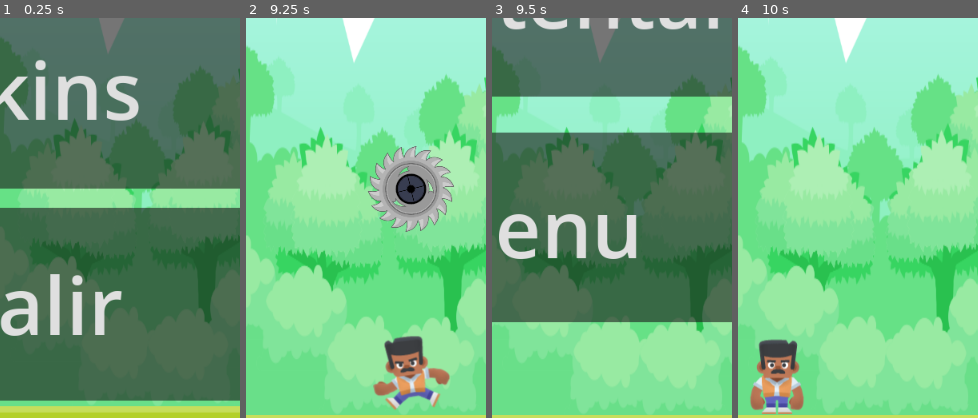
Above: before the commit, frames 1-4 (left to right).
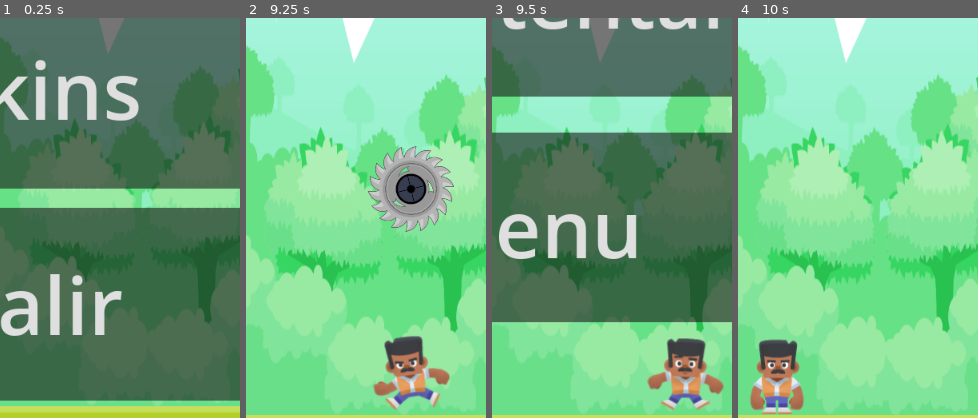
Above: after the commit, the same moments.

Repository: FormedNumber95/EsquivaSierrasGodot
Game: Godot game, scene res://escenas/MenuPrincipal.tscn
Two runs of this game, one before a commit and one after it. Both use one fixed random seed, a clock stepped at 60 frames per second and the inputs below.
Inputs:
- Up to frame 1 (0.25 s): no input
- Up to frame 2 (9.25 s): click "Jugar" at 0.5 s; tap Enter at 1.25 s; hold Right (ui_right) 1.28-2.78 s; hold Left (ui_left) 2.78-3.53 s; hold Right (ui_right) 3.53-5.03 s; hold Left (ui_left) 5.03-5.78 s; hold Right (ui_right) 5.78-6.53 s; hold Left (ui_left) 6.53-8.03 s; hold Right (ui_right) from 8.03 s (still down)
- Up to frame 3 (9.5 s): keep holding Right (ui_right)
- Up to frame 4 (10 s): release Right (ui_right) at 9.5 s; click "Reintentar" at 9.5 s
The pictures show only the part of the screen within x 42-92%, y 41-91%; the shares and areas given below are measured in that part.

Frames 1-2 are identical in both runs. In frame 3, 3.1% of the frame differs, in the area x 64-97%, y 80-98%; in frame 4, nothing differs.

Commit message:
añadida animacion de muerte

Diff:
--- a/escenas/escenaJuego.tscn
+++ b/escenas/escenaJuego.tscn
@@ -36,7 +36,7 @@
 
 [node name="suelo" type="StaticBody2D" parent="."]
 position = Vector2(-310, 410)
-collision_layer = 3
+collision_layer = 2
 collision_mask = 2
 
 [node name="CollisionShape2D" type="CollisionShape2D" parent="suelo"]
--- a/escenas/personajePrincipal.tscn
+++ b/escenas/personajePrincipal.tscn
@@ -7,7 +7,7 @@
 size = Vector2(68, 91)
 
 [node name="CharacterBody2D" type="CharacterBody2D"]
-collision_mask = 9
+collision_mask = 11
 script = ExtResource("1_swqv2")
 
 [node name="Sprite2D" type="Sprite2D" parent="."]
--- a/scripts/personaje_principal.gd
+++ b/scripts/personaje_principal.gd
@@ -7,6 +7,7 @@
 
 var skin_elegida
 var moviendose:bool=false
+var muerto:bool=false
 var skins_correr
 var skin_correr_actual:int
 
@@ -16,48 +17,61 @@
 	skins_correr=[skin_elegida+"run0.png",skin_elegida+"run1.png",skin_elegida+"run2.png"]
 
 func _process(delta: float) -> void:
-	if(velocity.x==0):
-		$Timer.stop()
-		moviendose=false
-		cambiar_textura(skin_elegida+"idle.png")
+	if(muerto):
+		cambiar_textura(skin_elegida+"hit.png")
 	else:
-		if(!moviendose):
-			skin_correr_actual=0
-			moviendose=true
-			cambiar_textura(skins_correr[skin_correr_actual])
-		if $Timer.is_stopped():
-			$Timer.start(0.1)
-			if(velocity.x<0):
-				$Sprite2D.flip_h=true
-			else:
-				$Sprite2D.flip_h=false
+		if(velocity.x==0):
+			$Timer.stop()
+			moviendose=false
+			cambiar_textura(skin_elegida+"idle.png")
+		else:
+			if(!moviendose):
+				skin_correr_actual=0
+				moviendose=true
+				cambiar_textura(skins_correr[skin_correr_actual])
+			if $Timer.is_stopped():
+				$Timer.start(0.1)
+				if(velocity.x<0):
+					$Sprite2D.flip_h=true
+				else:
+					$Sprite2D.flip_h=false
+	if(position.y>1000):
+		queue_free()
 
 func _physics_process(delta: float) -> void:
-	# Add the gravity.
-	if not is_on_floor():
-		velocity += get_gravity() * delta
-
-# TODO cambiar los controles por los controles personalizados
-	# Get the input direction and handle the movement/deceleration.
-	# As good practice, you should replace UI actions with custom gameplay actions.
-	var direction := Input.get_axis("ui_left", "ui_right")
-	if direction:
-		velocity.x = direction * SPEED
+	if(!muerto):
+		# Add the gravity.
+		if not is_on_floor():
+			velocity += get_gravity() * delta
+	# TODO cambiar los controles por los controles personalizados
+		# Get the input direction and handle the movement/deceleration.
+		# As good practice, you should replace UI actions with custom gameplay actions.
+		var direction := Input.get_axis("ui_left", "ui_right")
+		if direction:
+			velocity.x = direction * SPEED
+		else:
+			velocity.x = move_toward(velocity.x, 0, SPEED)
 	else:
-		velocity.x = move_toward(velocity.x, 0, SPEED)
+		velocity.x=0
+		if($Timer.time_left==0):
+			velocity += get_gravity() * delta
 	move_and_slide()
 
 func tocado():
 	jugadorEliminado.emit()
-	queue_free()
+	muerto=true
+	velocity.y= -20
+	$Timer.start(1)
+
 
 func cambiar_textura(ruta_textura: String) -> void:
 	var nueva_textura = load(ruta_textura)  # Carga la textura desde la ruta
 	$Sprite2D.texture = nueva_textura
 
-
 func _on_timer_timeout() -> void:
 	if(moviendose):
 		skin_correr_actual=(skin_correr_actual+1)%3
-		print(skin_correr_actual)
 		cambiar_textura(skins_correr[skin_correr_actual])
+	if(muerto):
+		$".".collision_mask &= ~2
+		$Timer.stop()
